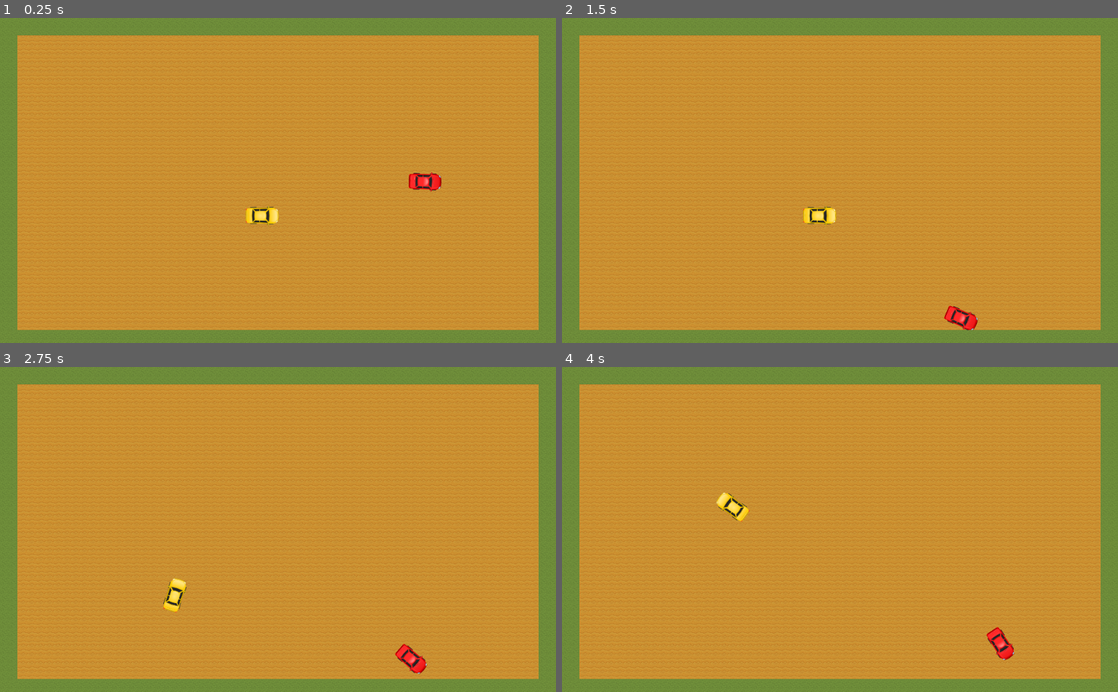
Above: before the commit, frames 1-4 (two rows, left to right).
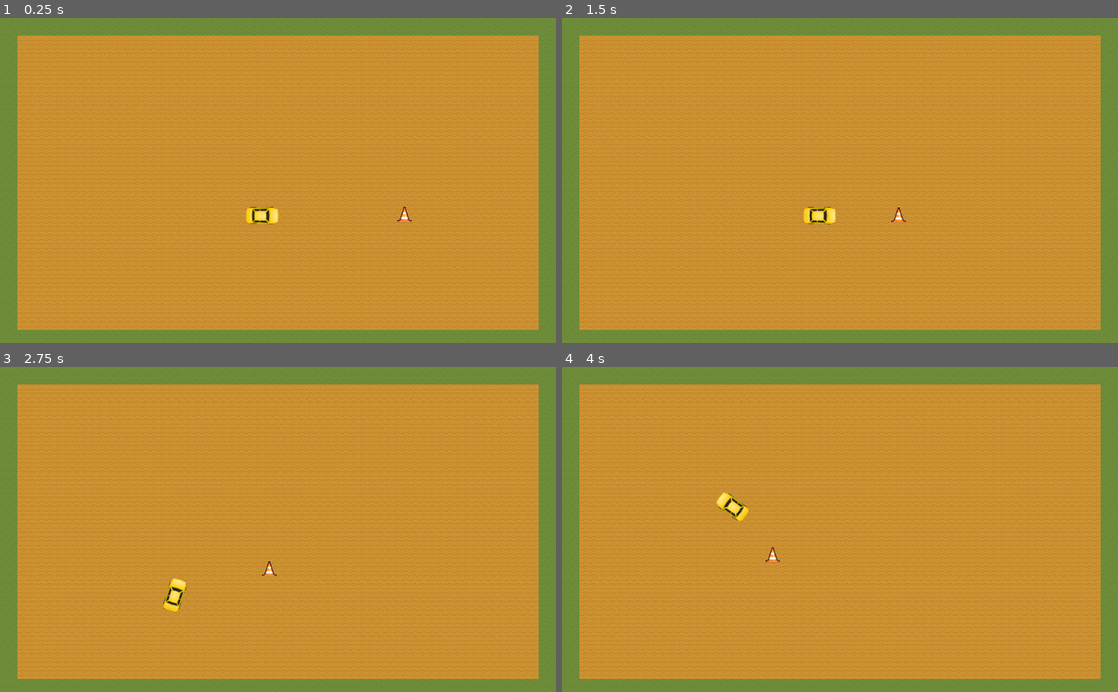
Above: after the commit, the same moments.

Repository: sandroscosta/uevora-derby-or-die-game
Game: Godot game, scene res://Game.tscn
The game is run twice, just before and just after one commit, with the same random seed, the same clock (stepped at 60 frames per second) and the same inputs.
Inputs:
- Up to frame 1 (0.25 s): no input
- Up to frame 2 (1.5 s): hold Right (ui_right) 0.53-1.28 s; hold Down (ui_down) from 1.28 s (still down)
- Up to frame 3 (2.75 s): release Down (ui_down) at 2.03 s; hold Right (ui_right) from 2.03 s (still down)
- Up to frame 4 (4 s): release Right (ui_right) at 2.78 s; hold Up (ui_up) 2.78-3.53 s; hold Left (ui_left) from 3.53 s (still down)

The runs differ from the first frame. In frame 1, 0.3% of the frame differs, in the area x 71-80%, y 47-63%; in frame 2, 0.3%; in frame 3, 0.3%; in frame 4, 0.3%, in the area x 36-82%, y 55-91%.

Commit message:
feat: new AI enemies

Diff:
--- a/Game.tscn
+++ b/Game.tscn
@@ -2,7 +2,7 @@
 
 [ext_resource path="res://src/Player.tscn" type="PackedScene" id=1]
 [ext_resource path="res://src/Arena.tscn" type="PackedScene" id=2]
-[ext_resource path="res://src/EnemyPlayer.tscn" type="PackedScene" id=3]
+[ext_resource path="res://src/EnemyCone.tscn" type="PackedScene" id=3]
 
 [node name="Game" type="Node2D"]
 
@@ -14,5 +14,5 @@
 "_edit_group_": true
 }
 
-[node name="EnemyCar" parent="." instance=ExtResource( 3 )]
-position = Vector2( 782, 288 )
+[node name="Cone" parent="." instance=ExtResource( 3 )]
+position = Vector2( 770, 362 )
--- /dev/null
+++ b/src/EnemyCone.gd
@@ -0,0 +1,16 @@
+extends KinematicBody2D
+
+export var health:= 10.0
+export var damage:= 1.0
+
+var speed:= 100.0
+var velocity:= Vector2.ZERO
+
+onready var player = get_tree().get_nodes_in_group("player")[0]
+
+func _physics_process(delta):
+	var direction = global_position.direction_to(player.global_position)
+
+	velocity = direction * speed
+
+	move_and_slide(velocity)
--- /dev/null
+++ b/src/EnemyCone.tscn
@@ -0,0 +1,21 @@
+[gd_scene load_steps=4 format=2]
+
+[ext_resource path="res://assets/traffic_cone.png" type="Texture" id=1]
+[ext_resource path="res://src/EnemyCone.gd" type="Script" id=2]
+
+[sub_resource type="CapsuleShape2D" id=1]
+radius = 9.0
+height = 6.0
+
+[node name="Cone" type="KinematicBody2D"]
+script = ExtResource( 2 )
+__meta__ = {
+"_edit_group_": true
+}
+
+[node name="Sprite" type="Sprite" parent="."]
+texture = ExtResource( 1 )
+
+[node name="CollisionShape2D" type="CollisionShape2D" parent="."]
+position = Vector2( 0, 1 )
+shape = SubResource( 1 )
Binary file added: assets/hidrant.png
Not shown, added: assets/hidrant.png.import
Binary file added: assets/traffic_cone.png
Not shown, added: assets/traffic_cone.png.import
Binary file added: assets/traffic_lights.png
Not shown, added: assets/traffic_lights.png.import
